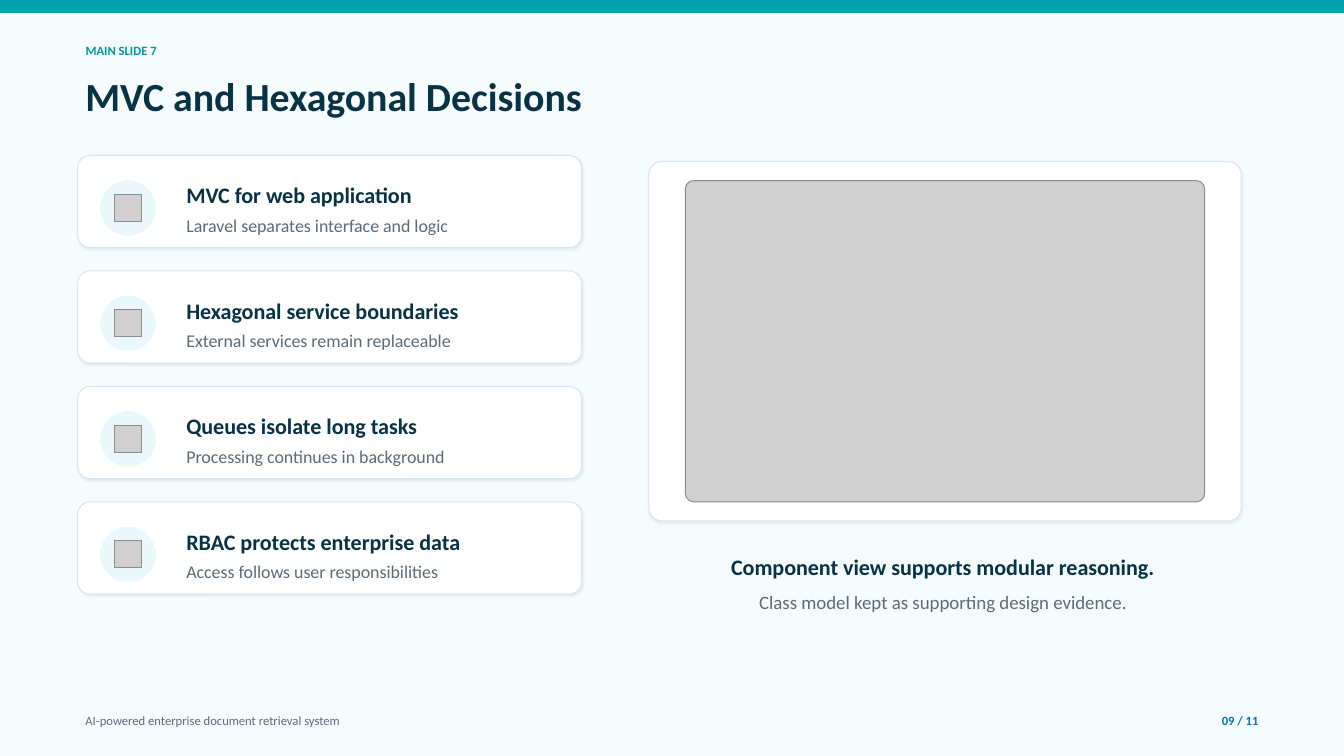
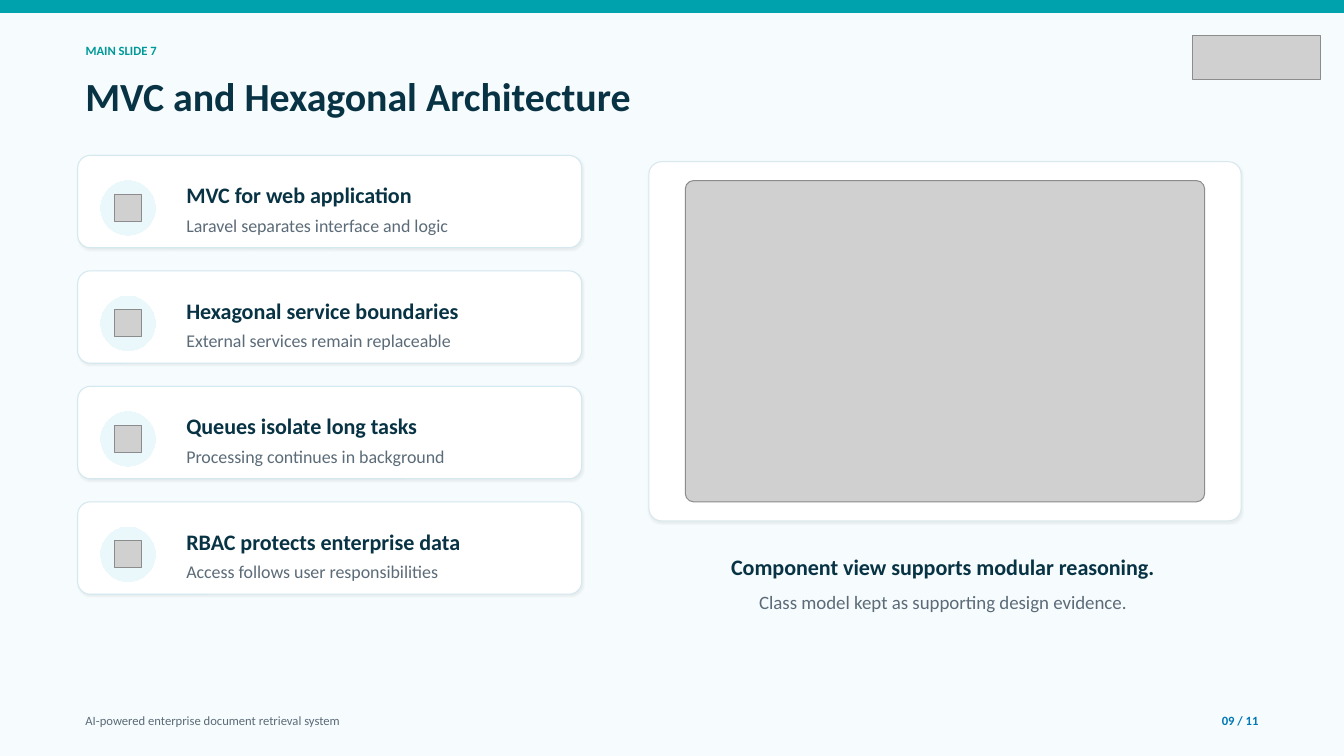
Before and after one commit to alifhossain174/Masters-Internship-Report, a slide deck: slide 9 of Software Specification & Design.pptx. Drawn at 1344x756 pixels with LibreOffice and Linux fonts; fonts in the diff are those of the drawing; grey boxes stand for pictures. Boxes give left, top, right and bottom in pixels: in the first picture for what was removed or moved away, otherwise in the second. Text is boxed around its words. In the diff, an @@ line names an element or a change of style, - is before the commit and + after.

```diff
--- a/Software Specification & Design.pptx
+++ b/Software Specification & Design.pptx
@@ picture added at [1193,36,1320,80] @@
@@ text at [85,83,630,118]: text changed @@
-MVC and Hexagonal Decisions
+MVC and Hexagonal Architecture
```
Also in this commit, not shown: 9 other slides changed, 4 other files.
